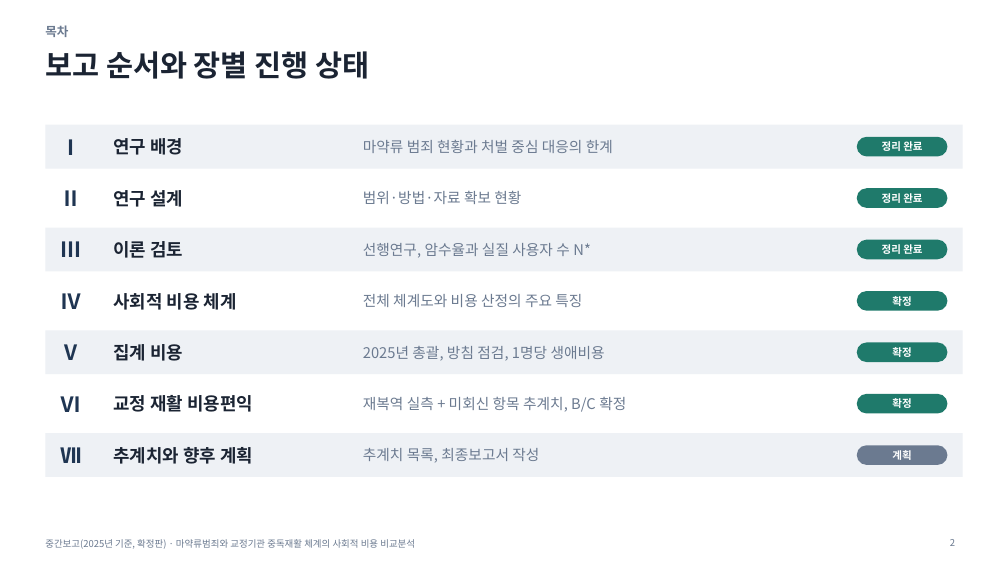
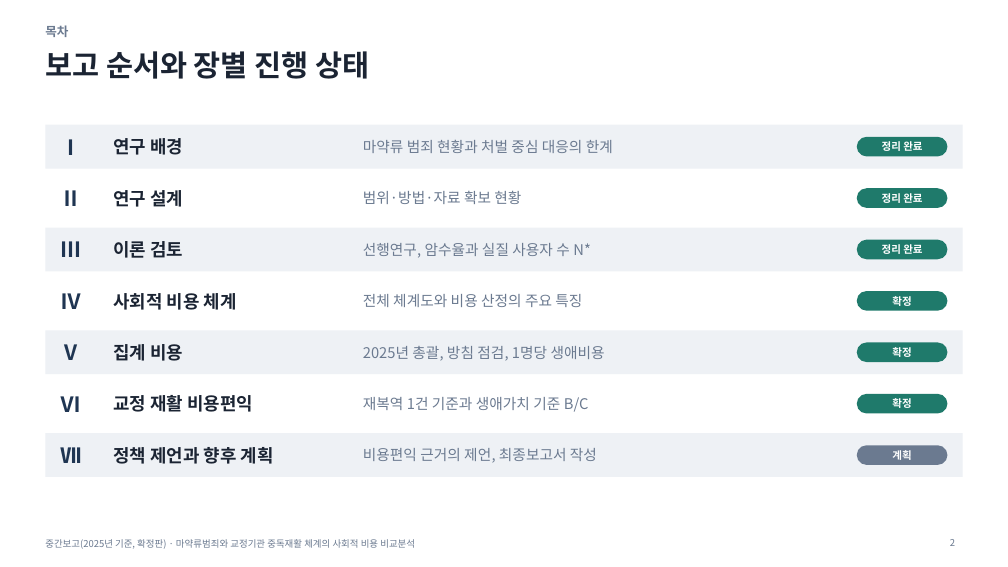
Before and after one commit to adminmrobo/drug-crime-social-cost, a slide deck: slide 2 of deliverables/2026-11-16_확정판/중간보고_마약류사회적비용_2025기준_확정판.pptx. Drawn at 1008x567 pixels with LibreOffice and Linux fonts; fonts in the diff are those of the drawing. Boxes give left, top, right and bottom in pixels: in the first picture for what was removed or moved away, otherwise in the second. Text is boxed around its words. In the diff, an @@ line names an element or a change of style, - is before the commit and + after.

Commit message:
생애가치 기준 교정 재활 비용편익과 정책 제언 추가(덱·별지1·확정판 별지·엑셀·스크립트)

```diff
--- a/deliverables/2026-11-16_확정판/중간보고_마약류사회적비용_2025기준_확정판.pptx
+++ b/deliverables/2026-11-16_확정판/중간보고_마약류사회적비용_2025기준_확정판.pptx
@@ text at (363, 397, 589, 412): text changed @@
-재복역 실측 + 미회신 항목 추계치, B/C 확정
+재복역 1건 기준과 생애가치 기준 B/C
@@ text at (113, 447, 274, 464): text changed @@
-추계치와 향후 계획
+정책 제언과 향후 계획
@@ text at (363, 448, 597, 463): text changed @@
-추계치 목록, 최종보고서 작성
+비용편익 근거의 제언, 최종보고서 작성
```
Also in this commit, not shown: 4 other slides changed, 5 slides added, 20 other files.
